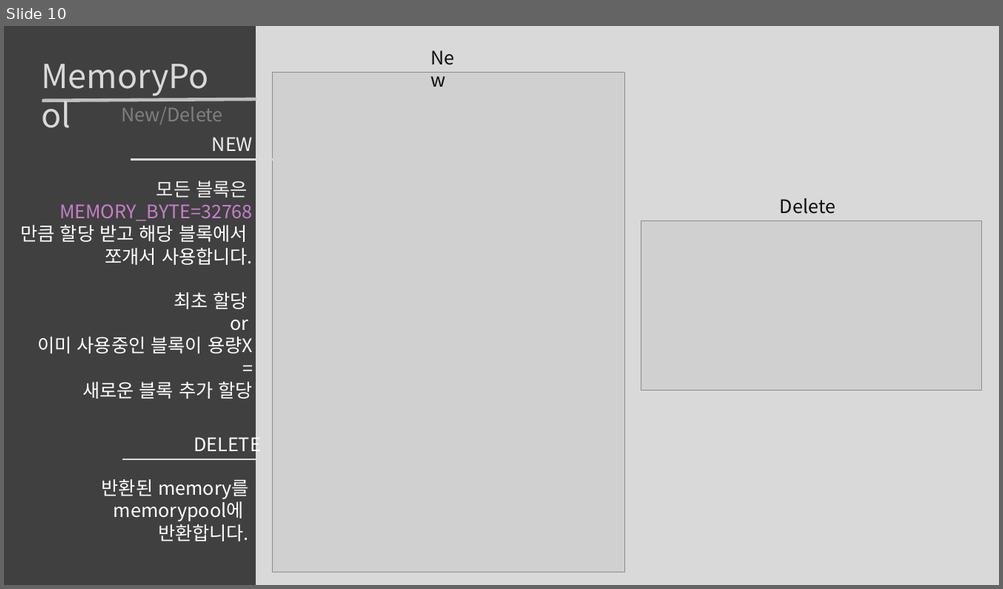
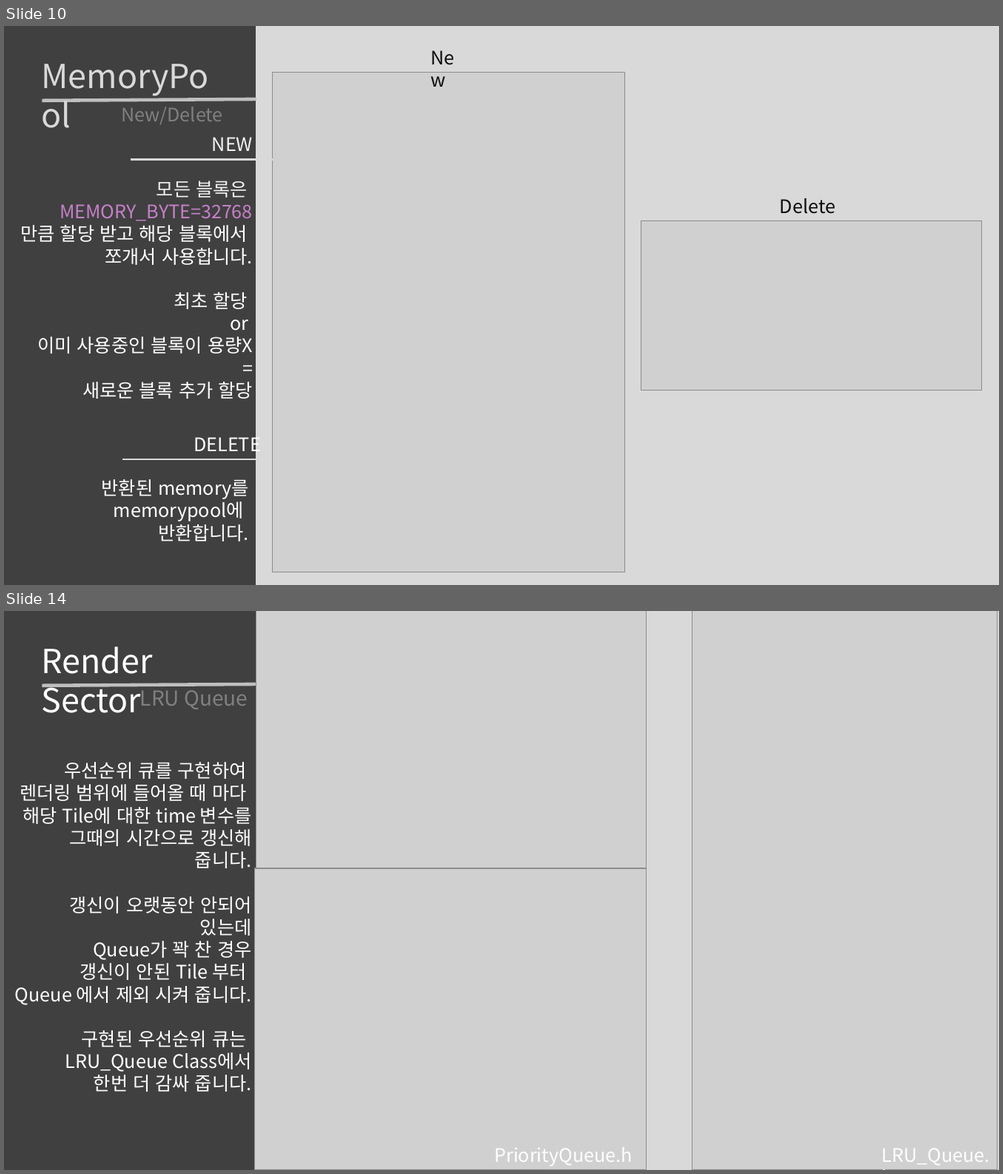
Before and after one commit to roka0105/Team.Yggdrasil_Server, a slide deck: 최예람 포트폴리오.pptx. Shown one above the other, each under a label of ours: slide 10 before the commit, slides 10 and 14 after it; the slides between them are not shown. The pictures are 1003x589 and 1003x1174 pixels, drawn with LibreOffice and Linux fonts; fonts in the diff are those of the drawing; grey boxes stand for pictures. Boxes give left, top, right and bottom in pixels: in the first picture for what was removed or moved away, otherwise in the second. Text is boxed around its words. In the diff, an @@ line names an element or a change of style, - is before the commit and + after.

```diff
--- a/최예람 포트폴리오.pptx
+++ b/최예람 포트폴리오.pptx
@@ slide 14 added at box(4, 611, 999, 1170), background #404040 @@
@@ rectangle added at box(256, 611, 999, 1170), fill #D9D9D9, outline #D9D9D9 1 pt @@
@@ picture added at box(256, 611, 646, 869) @@
@@ picture added at box(692, 611, 997, 1170) @@
@@ text added at box(42, 647, 153, 713), 32 pt, text #FFFFFF @@
+Render Sector
@@ line added from (42, 686) to (256, 684), #BFBFBF 3.25 pt @@
@@ text added at box(140, 685, 247, 709), 20 pt, text #808080 @@
+LRU Queue
@@ text added at box(15, 762, 252, 1092), 18 pt, text #FFFFFF @@
+우선순위 큐를 구현하여
+렌더링 범위에 들어올 때 마다
+해당 Tile에 대한 time 변수를
+그때의 시간으로 갱신해 줍니다.
+갱신이 오랫동안 안되어 있는데
+Queue가 꽉 찬 경우
+갱신이 안된 Tile 부터
+Queue 에서 제외 시켜 줍니다.
+구현된 우선순위 큐는
+LRU_Queue Class에서
+한번 더 감싸 줍니다.
@@ picture added at box(255, 869, 646, 1170) @@
@@ text added at box(494, 1147, 632, 1166), 18 pt, text #FFFFFF @@
+PriorityQueue.h
@@ text added at box(882, 1149, 990, 1165), 18 pt, text #FFFFFF @@
+LRU_Queue.h
```
Also in this commit, not shown: 3 slides changed, 7 other slides added, 3 other files.
